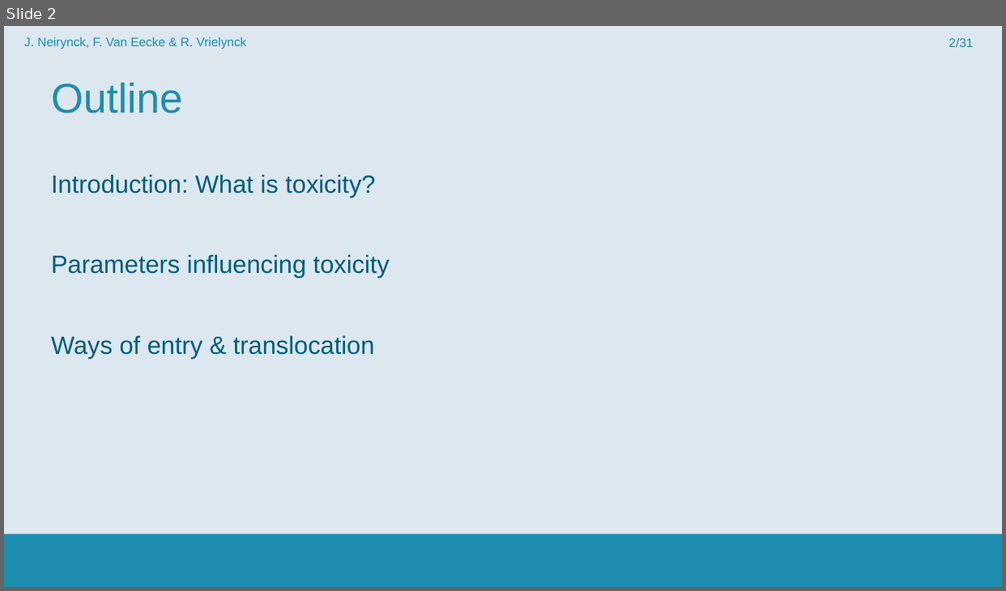
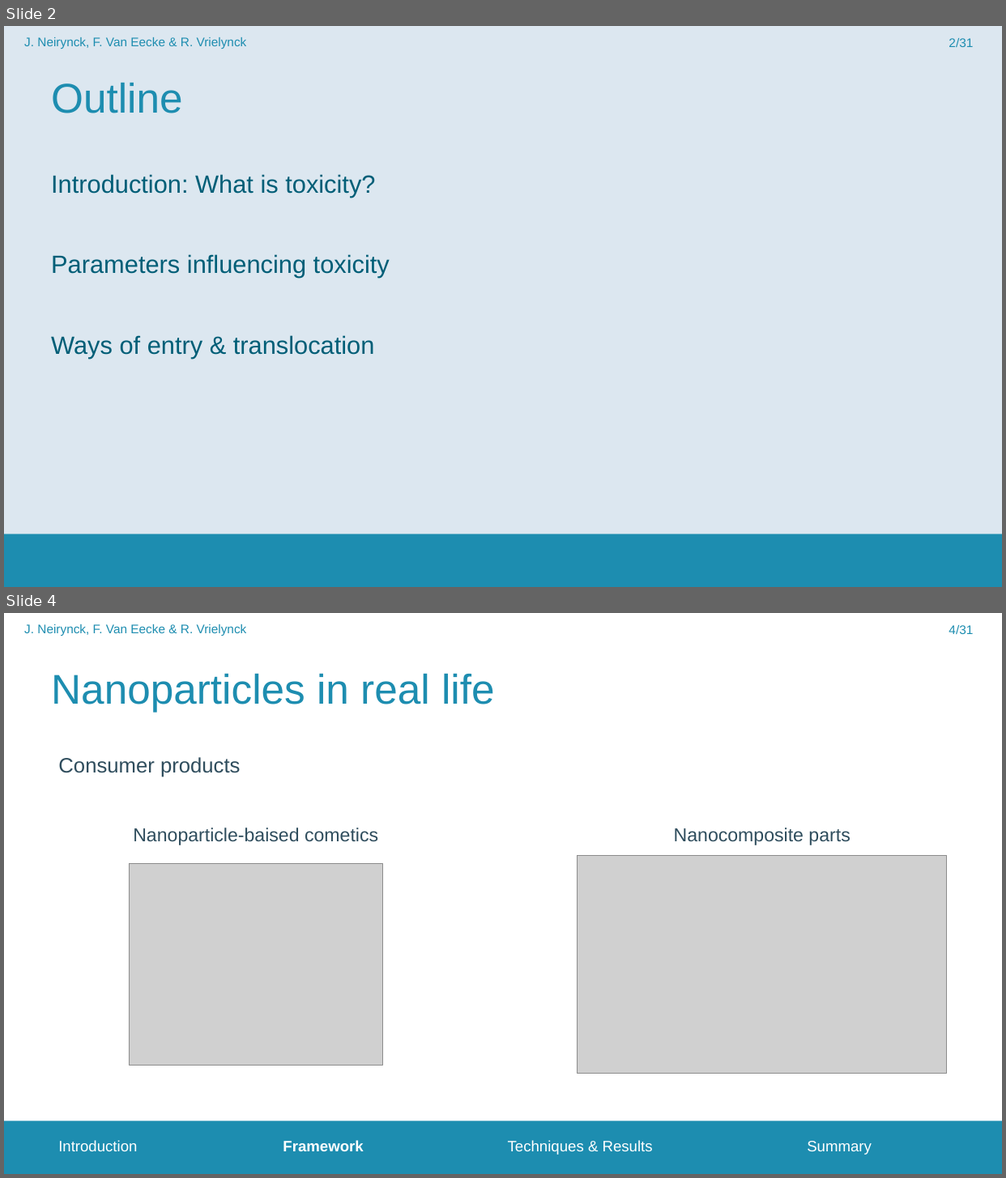
Before and after one commit to FrederikVanEecke/PresentationClusters, a slide deck: NanoparticleToxicity.pptx. Shown one above the other, each under a label of ours: slide 2 before the commit, slides 2 and 4 after it; the slides between them are not shown. The pictures are 1006x591 and 1006x1178 pixels, drawn with LibreOffice and Linux fonts; fonts in the diff are those of the drawing; grey boxes stand for pictures; background and template pictures are left out. Boxes give left, top, right and bottom in pixels: in the first picture for what was removed or moved away, otherwise in the second. Text is boxed around its words. In the diff, an @@ line names an element or a change of style, - is before the commit and + after.

```diff
--- a/NanoparticleToxicity.pptx
+++ b/NanoparticleToxicity.pptx
@@ slide 4 added at (4,613,1002,1174), background #FFFFFF; not listed: 1 template element that a slide beside it also shows @@
@@ text added at (24,624,247,636), 12 pt, text #1D8DB0 @@
+J. Neirynck, F. Van Eecke & R. Vrielynck
@@ page number added at (948,625,973,634), 12 pt, text #1D8DB0 @@
+4/31
@@ title added at (51,673,495,712), 40 pt, text #1D8DB0 @@
+Nanoparticles in real life
@@ text added at (58,757,240,777), 20 pt, text #2F4D5D @@
+Consumer products
@@ text added at (133,828,378,845), 18 pt, text #2F4D5D @@
+Nanoparticle-baised cometics
@@ text added at (674,828,850,845), 18 pt, text #2F4D5D @@
+Nanocomposite parts
@@ picture added at (577,855,947,1074) @@
@@ picture added at (129,864,382,1066) @@
@@ text added at (58,1140,872,1155), 14.5 pt, text #FFFFFF @@
+Introduction Framework Techniques & Results Summary
```
Also in this commit, not shown: 1 slide changed, 4 other slides added.
